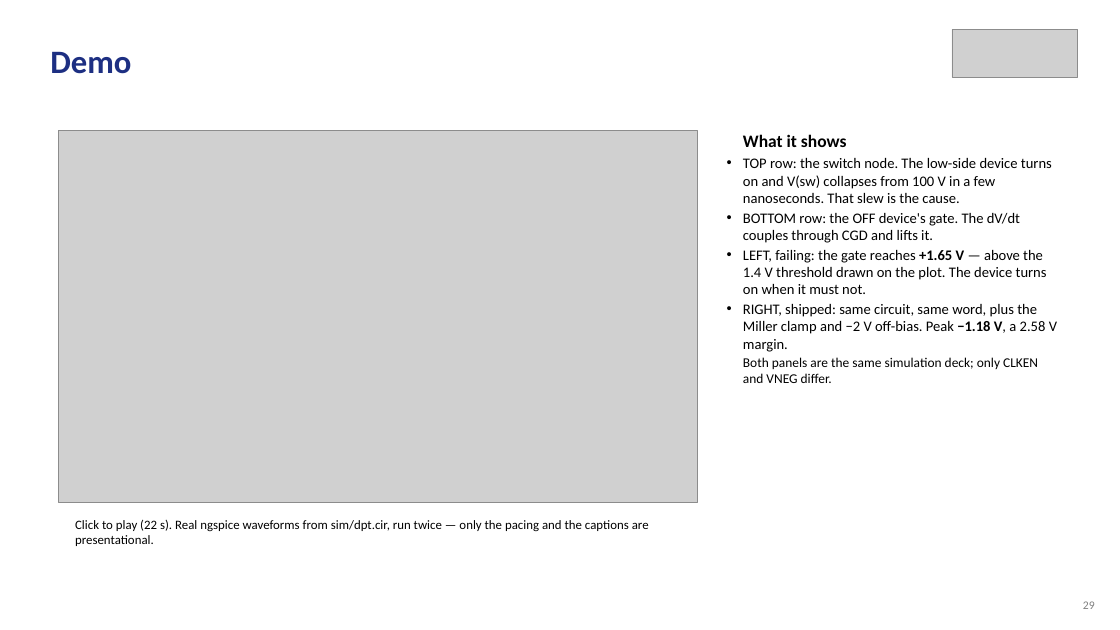
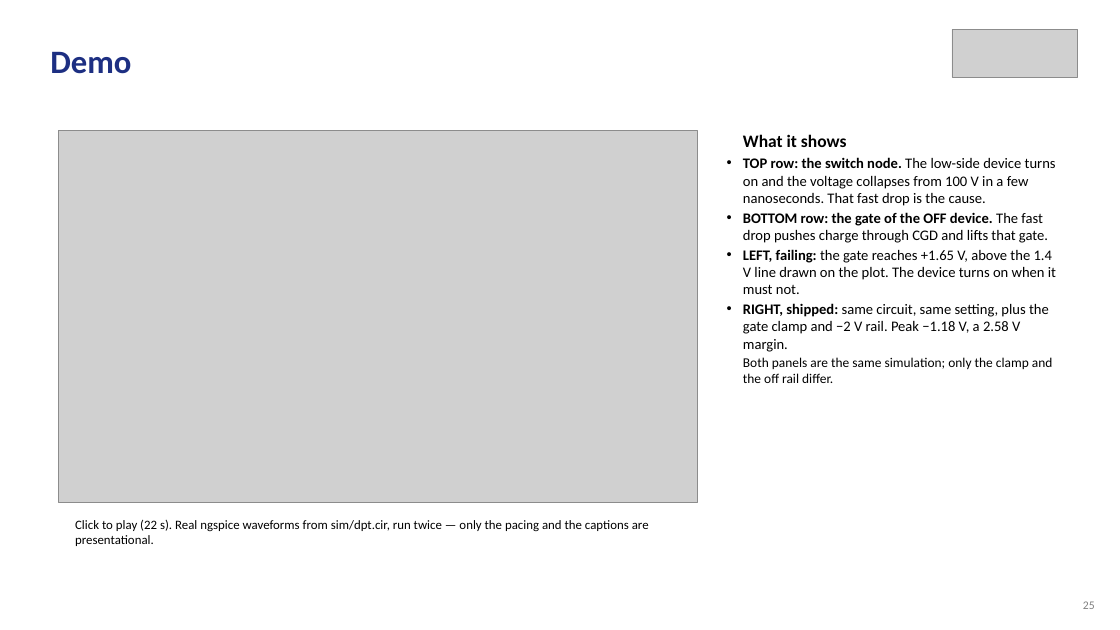
Before and after one commit to Amritha902/gan-driver, a slide deck: slide 25 of review/Review1_GaN_Segmented_Gate_Driver.pptx (slide 29 before the commit). Drawn at 1120x630 pixels with LibreOffice and Linux fonts; fonts in the diff are those of the drawing; grey boxes stand for pictures. Boxes give left, top, right and bottom in pixels: in the first picture for what was removed or moved away, otherwise in the second. Text is boxed around its words. In the diff, an @@ line names an element or a change of style, - is before the commit and + after.

```diff
--- a/review/Review1_GaN_Segmented_Gate_Driver.pptx
+++ b/review/Review1_GaN_Segmented_Gate_Driver.pptx
@@ text at box(743, 157, 1056, 383): text changed @@
-• TOP row: the switch node. The low-side device turns on and V(sw) collapses from 100 V in a few nanoseconds. That slew is the cause.
-• BOTTOM row: the OFF device's gate. The dV/dt couples through CGD and lifts it.
-• LEFT, failing: the gate reaches +1.65 V — above the 1.4 V threshold drawn on the plot. The device turns on when it must not.
-• RIGHT, shipped: same circuit, same word, plus the Miller clamp and −2 V off-bias. Peak −1.18 V, a 2.58 V margin.
-Both panels are the same simulation deck; only CLKEN and VNEG differ.
+• TOP row: the switch node. The low-side device turns on and the voltage collapses from 100 V in a few nanoseconds. That fast drop is the cause.
+• BOTTOM row: the gate of the OFF device. The fast drop pushes charge through CGD and lifts that gate.
+• LEFT, failing: the gate reaches +1.65 V, above the 1.4 V line drawn on the plot. The device turns on when it must not.
+• RIGHT, shipped: same circuit, same setting, plus the gate clamp and −2 V rail. Peak −1.18 V, a 2.58 V margin.
+Both panels are the same simulation; only the clamp and the off rail differ.
@@ text at box(1083, 601, 1095, 609): text changed @@
-29
+25
```
Also in this commit, not shown: 18 other slides changed, 6 slides removed, 12 other files.
